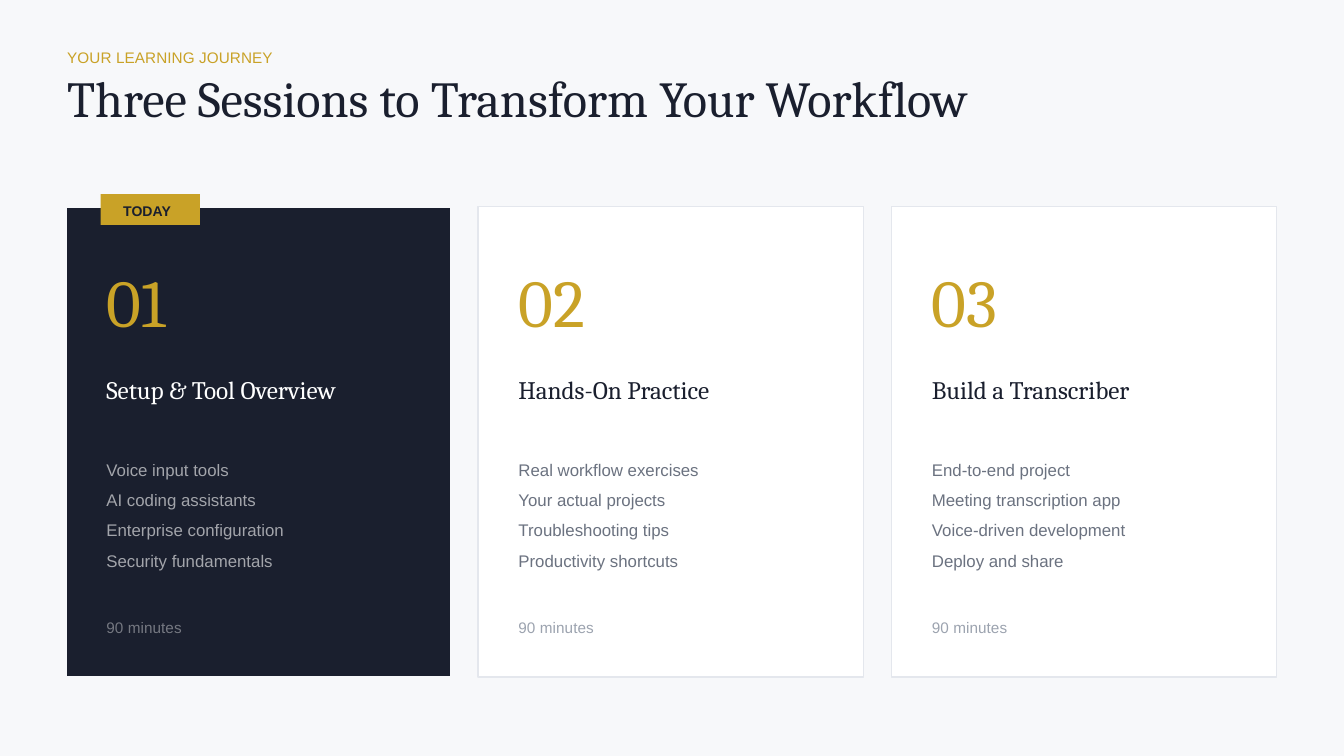
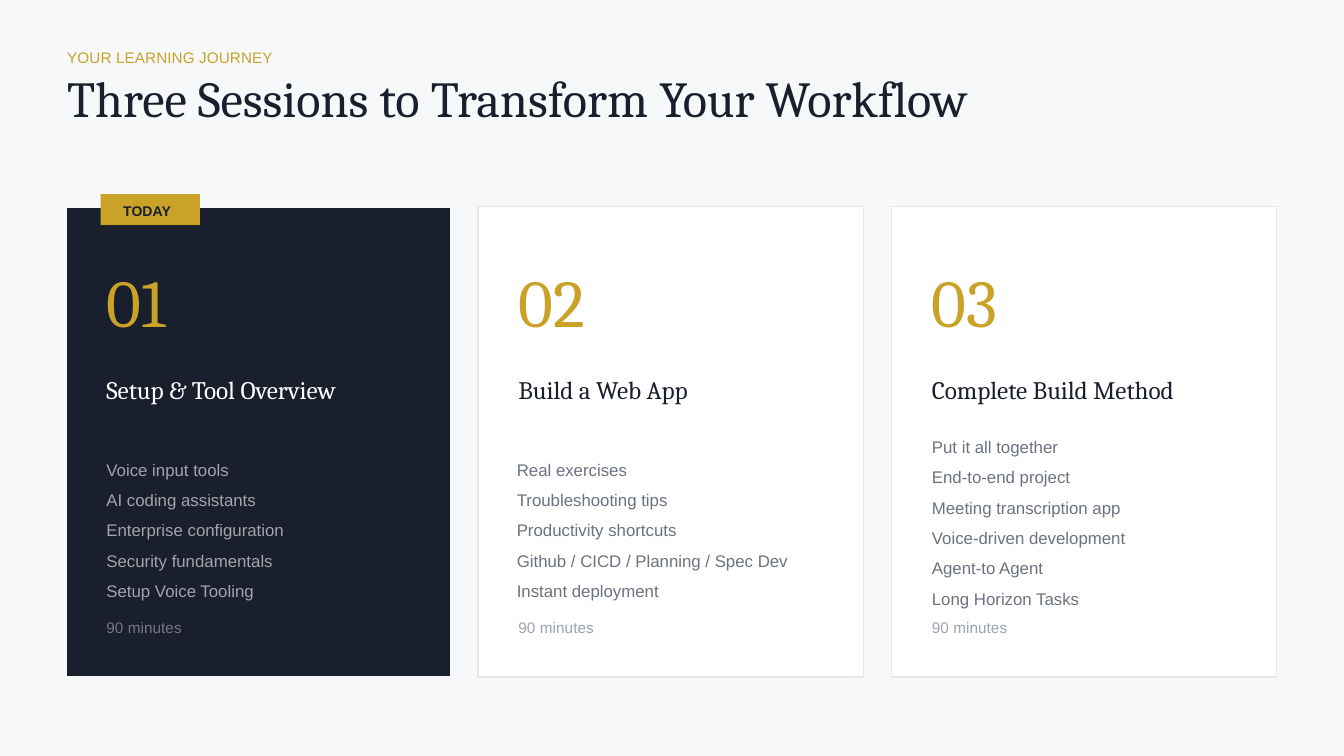
Before and after one commit to crypticpy/voice-control, a slide deck: slide 2 of Voice_AI_Workflows_Part1_CORE.pptx. Drawn at 1344x756 pixels with LibreOffice and Linux fonts; fonts in the diff are those of the drawing. Boxes give left, top, right and bottom in pixels: in the first picture for what was removed or moved away, otherwise in the second. Text is boxed around its words. In the diff, an @@ line names an element or a change of style, - is before the commit and + after.

```diff
--- a/Voice_AI_Workflows_Part1_CORE.pptx
+++ b/Voice_AI_Workflows_Part1_CORE.pptx
@@ text at [518,381,688,405]: text changed @@
-Hands-On Practice
+Build a Web App
@@ text at [932,381,1174,405]: text changed @@
-Build a Transcriber
+Complete Build Method
@@ text at [932,471,1125,609]: paragraph added @@
+Put it all together
@@ text "Put it all together": place and size @@
-text "Put it all together" at [932,464,1125,571]
+text "Put it all together" at [932,471,1125,609]
@@ text at [517,464,627,476]: text changed @@
-Real workflow exercises
-Your actual projects
+Real exercises
@@ text at [517,555,788,601]: paragraphs added @@
+Github / CICD / Planning / Spec Dev
+Instant deployment
@@ text at [932,562,1079,609]: text changed @@
-Deploy and share
+Agent-to Agent
+Long Horizon Tasks
@@ text at [106,585,253,601]: paragraph added @@
+Setup Voice Tooling
```
Also in this commit, not shown: 8 other slides changed, 14 slides added, 42 other files.
